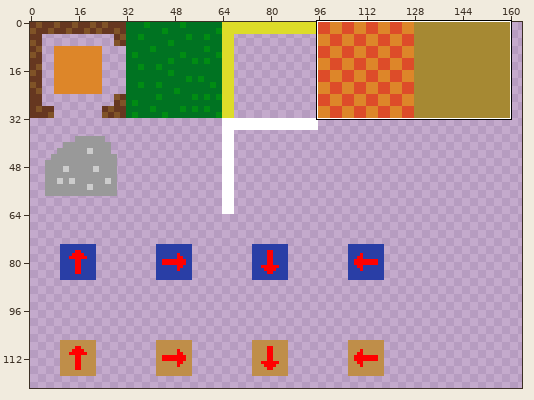
Edited in one commit: sprite sheet (MazeMasterContent/sprite.png). The picture above shows the old version from afar; the outline marks the close-up.
Close-up. Before:
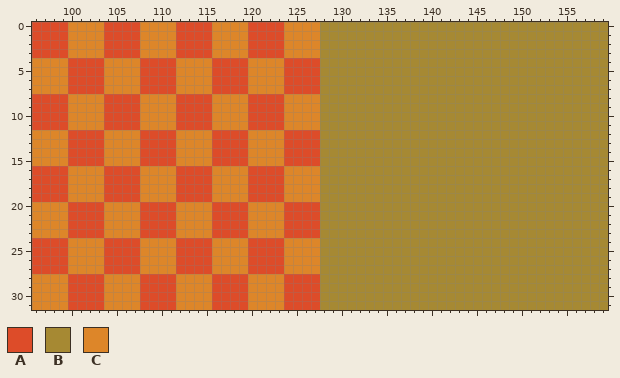
The file is 320x320 pixels. Shown: x 96..159, y 0..31. The wide view leaves out empty margins.
Palette (. is transparent): A #dd4c29  B #a68933  C #dd8629
Once edited:
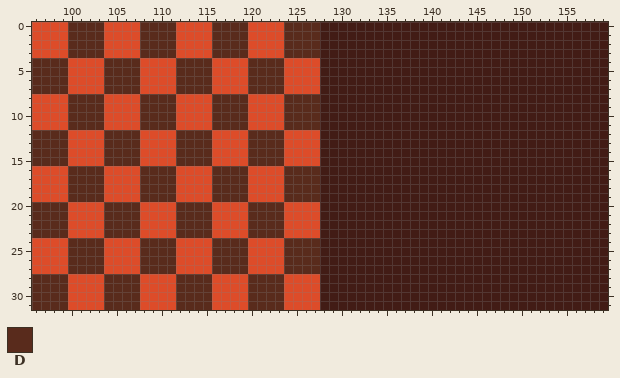
Colours new in this view: D #592b1c
From old to new:
colour B: #a68933 -> #421c15
y 0..3: x 100..103 CCCC -> DDDD; x 108..111 CCCC -> DDDD; x 116..119 CCCC -> DDDD; x 124..127 CCCC -> DDDD
y 4..7: x 96..99 CCCC -> DDDD; x 104..107 CCCC -> DDDD; x 112..115 CCCC -> DDDD; x 120..123 CCCC -> DDDD
y 8..11: x 100..103 CCCC -> DDDD; x 108..111 CCCC -> DDDD; x 116..119 CCCC -> DDDD; x 124..127 CCCC -> DDDD
y 12..15: x 96..99 CCCC -> DDDD; x 104..107 CCCC -> DDDD; x 112..115 CCCC -> DDDD; x 120..123 CCCC -> DDDD
y 16..19: x 100..103 CCCC -> DDDD; x 108..111 CCCC -> DDDD; x 116..119 CCCC -> DDDD; x 124..127 CCCC -> DDDD
y 20..23: x 96..99 CCCC -> DDDD; x 104..107 CCCC -> DDDD; x 112..115 CCCC -> DDDD; x 120..123 CCCC -> DDDD
y 24..27: x 100..103 CCCC -> DDDD; x 108..111 CCCC -> DDDD; x 116..119 CCCC -> DDDD; x 124..127 CCCC -> DDDD
y 28..31: x 96..99 CCCC -> DDDD; x 104..107 CCCC -> DDDD; x 112..115 CCCC -> DDDD; x 120..123 CCCC -> DDDD
Changed places in both close-ups, as pixel boxes (x1, y1, x2, y2):
changed: (32, 22, 608, 310)
